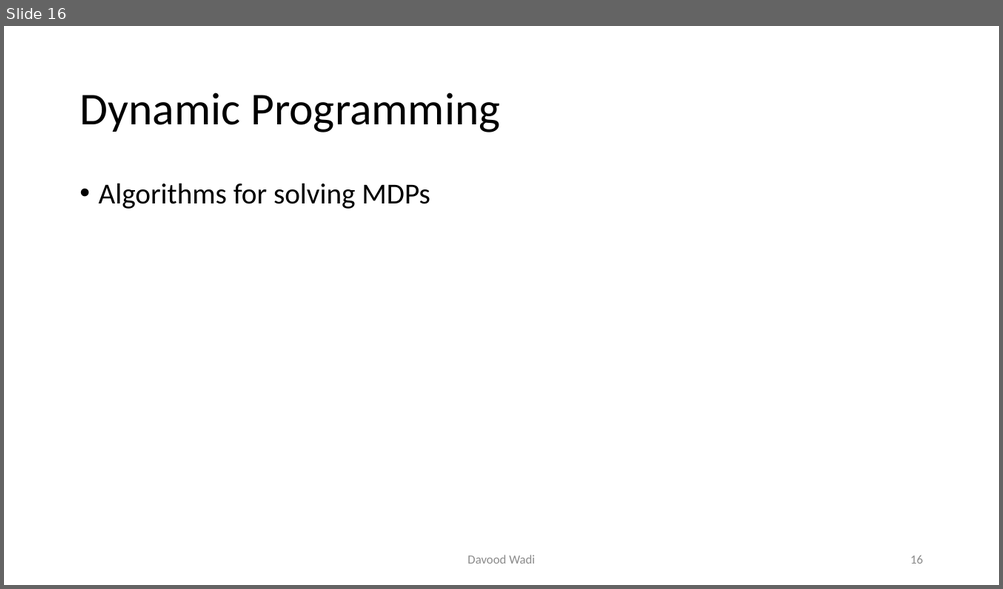
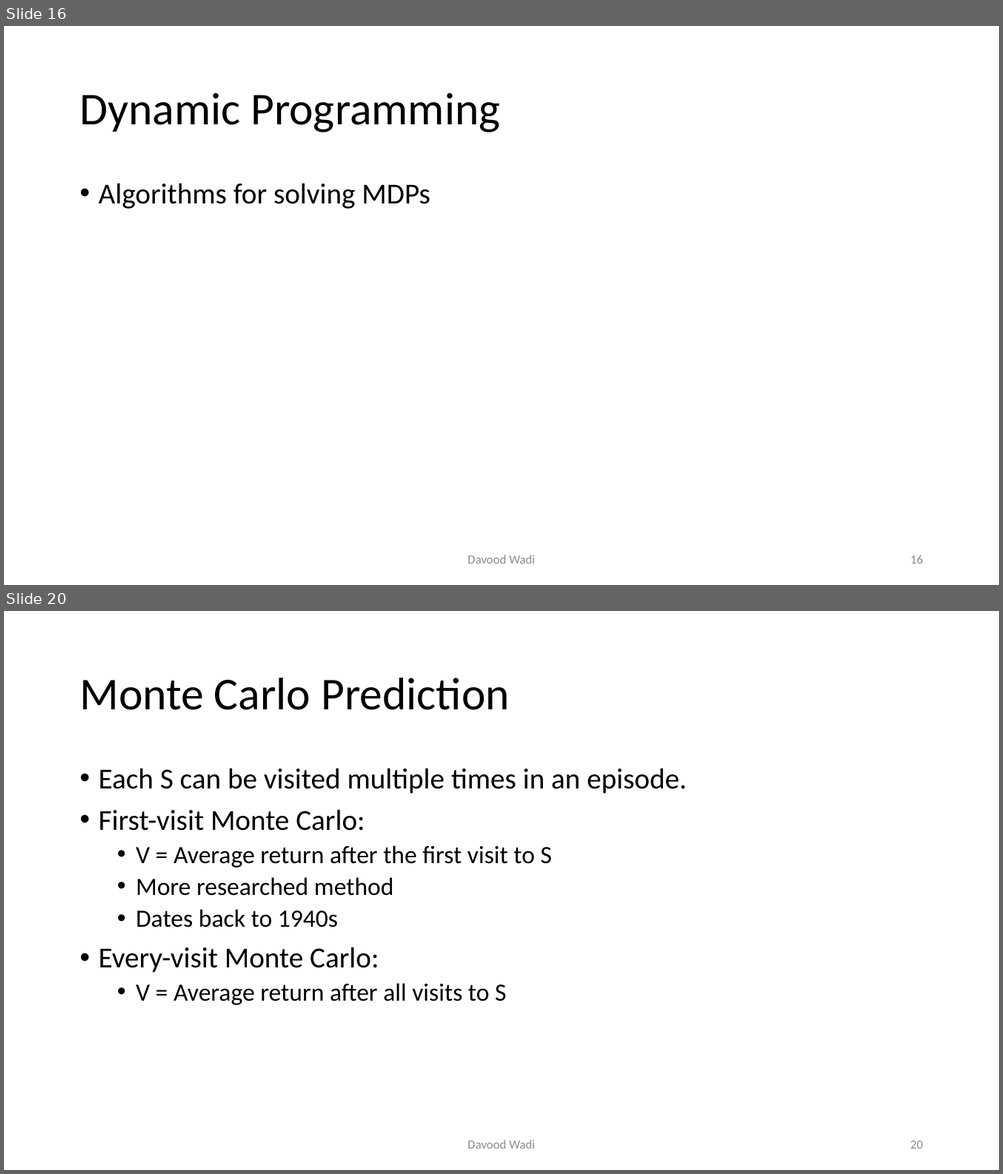
Before and after one commit to davoodwadi/davoodwadi.github.io, a slide deck: RL/RL1_slides.pptx. Shown one above the other, each under a label of ours: slide 16 before the commit, slides 16 and 20 after it; the slides between them are not shown. The pictures are 1003x589 and 1003x1174 pixels, drawn with LibreOffice and Linux fonts; fonts in the diff are those of the drawing; background and template pictures are left out. Boxes give left, top, right and bottom in pixels: in the first picture for what was removed or moved away, otherwise in the second. Text is boxed around its words. In the diff, an @@ line names an element or a change of style, - is before the commit and + after.

```diff
--- a/RL/RL1_slides.pptx
+++ b/RL/RL1_slides.pptx
@@ slide 20 added at [4, 611, 999, 1170], background #FFFFFF @@
@@ title added at [79, 678, 509, 710], 44 pt, text #000000 @@
+Monte Carlo Prediction
@@ text added at [99, 768, 686, 1005], 24 pt, text #000000 @@
+• Each S can be visited multiple times in an episode.
+• First-visit Monte Carlo:
+  • V = Average return after the first visit to S
+  • More researched method
+  • Dates back to 1940s
+• Every-visit Monte Carlo:
+  • V = Average return after all visits to S
@@ text added at [467, 1140, 535, 1149], 12 pt, text #8C8C8C @@
+Davood Wadi
@@ page number added at [910, 1141, 922, 1149], 12 pt, text #8C8C8C @@
+20
```
Also in this commit, not shown: 5 other slides added, 3 other files.
